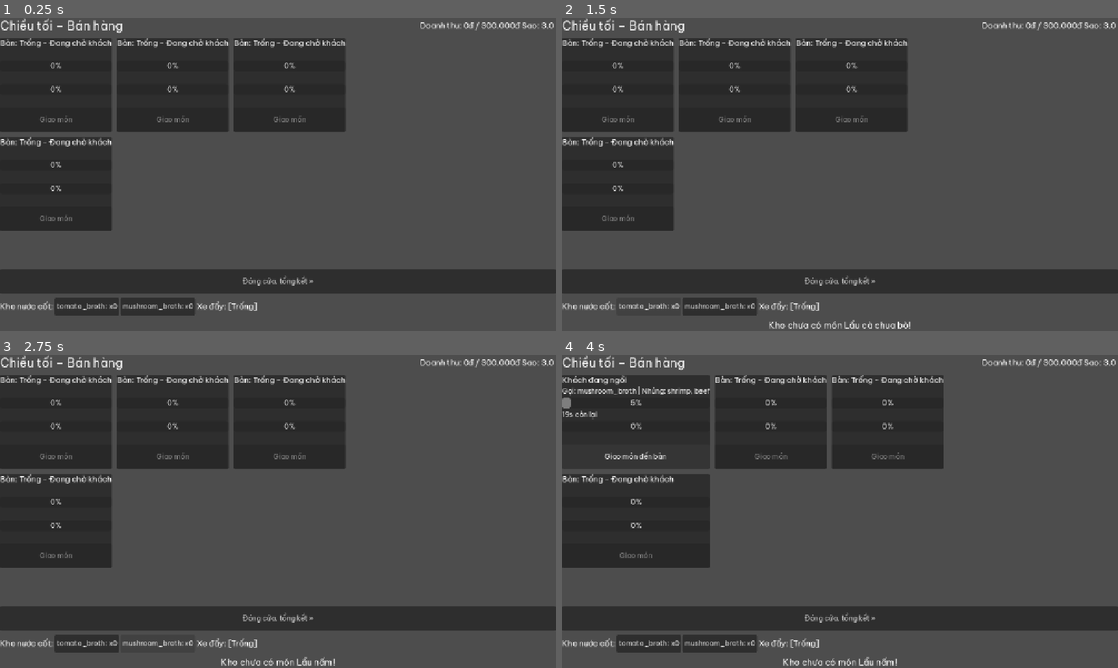
Above: before the commit, frames 1-4 (two rows, left to right).
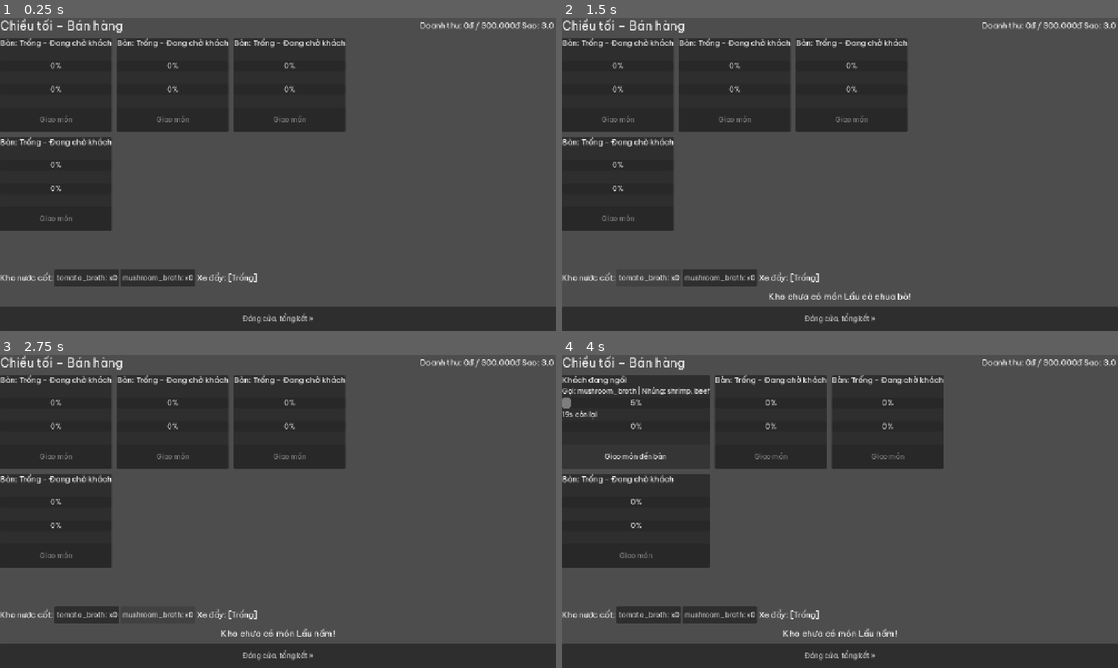
Above: after the commit, the same moments.

Repository: Znoywho/HotPot_SUNSUT
Game: Godot game, scene res://scenes/sell/sell_phase.tscn
Two runs of this game, one before a commit and one after it. Both use one fixed random seed, a clock stepped at 60 frames per second and the inputs below. This scene is started directly instead of the project's main scene.
Inputs:
- Up to frame 1 (0.25 s): no input
- Up to frame 2 (1.5 s): click "Đóng cửa, tổng kết »" at 0.5 s; click "tomato_broth: x0" at 1.25 s
- Up to frame 3 (2.75 s): click "mushroom_broth: x0" at 2 s
- Up to frame 4 (4 s): click "Đóng cửa, tổng kết »" at 2.75 s; click "Giao món đến bàn" at 3.5 s

The runs differ from the first frame. In frame 1, 14% of the frame differs, in the area x 0-100%, y 80-100%; in frame 2, 14%; in frame 3, 14%; in frame 4, 14%.

Commit message:
fix(sell): hoan thien logic giao xe day va thu tu footer

Diff:
--- a/scenes/sell/sell_phase.gd
+++ b/scenes/sell/sell_phase.gd
@@ -78,12 +78,6 @@
 	grid.set_meta("grid", true)
 	set_meta("grid", grid)
 
-	var footer := Button.new()
-	footer.text = "Đóng cửa, tổng kết »"
-	footer.custom_minimum_size = Vector2(0, 56)
-	footer.pressed.connect(DayManager.next_phase)
-	root.add_child(footer)
-
 	var cart_bar := HBoxContainer.new()
 	root.add_child(cart_bar)
 	var inv_label := Label.new()
@@ -101,6 +95,12 @@
 	_notification_label.add_theme_font_size_override("font_size", 20)
 	_notification_label.horizontal_alignment = HORIZONTAL_ALIGNMENT_CENTER
 	root.add_child(_notification_label)
+
+	var footer := Button.new()
+	footer.text = "Đóng cửa, tổng kết »"
+	footer.custom_minimum_size = Vector2(0, 56)
+	footer.pressed.connect(DayManager.next_phase)
+	root.add_child(footer)
 
 
 func _setup() -> void:
@@ -220,9 +220,13 @@
 func _serve_table(table: TableNode) -> void:
 	if table.state != TableNode.State.WAITING_ORDER:
 		return
-	if not cart.pick_broth(table.order_broth_id):
-		var broth := Database.get_broth(table.order_broth_id)
-		log_line_safe("[color=orange]Kho chưa có món %s![/color]" % (broth.display_name if broth else table.order_broth_id))
+	if cart.carrying_broth_id == "":
+		if not cart.pick_broth(table.order_broth_id):
+			var broth := Database.get_broth(table.order_broth_id)
+			_notification_label.text = "Kho chưa có món %s!" % (broth.display_name if broth else table.order_broth_id)
+			return
+	elif cart.carrying_broth_id != table.order_broth_id:
+		_notification_label.text = "Xe đẩy đang chở %s, bàn này gọi %s!" % [cart.carrying_broth_id, table.order_broth_id]
 		return
 	if cart.serve_to(table):
 		log_line_safe("Đã giao %s đến bàn." % table.order_broth_id)
